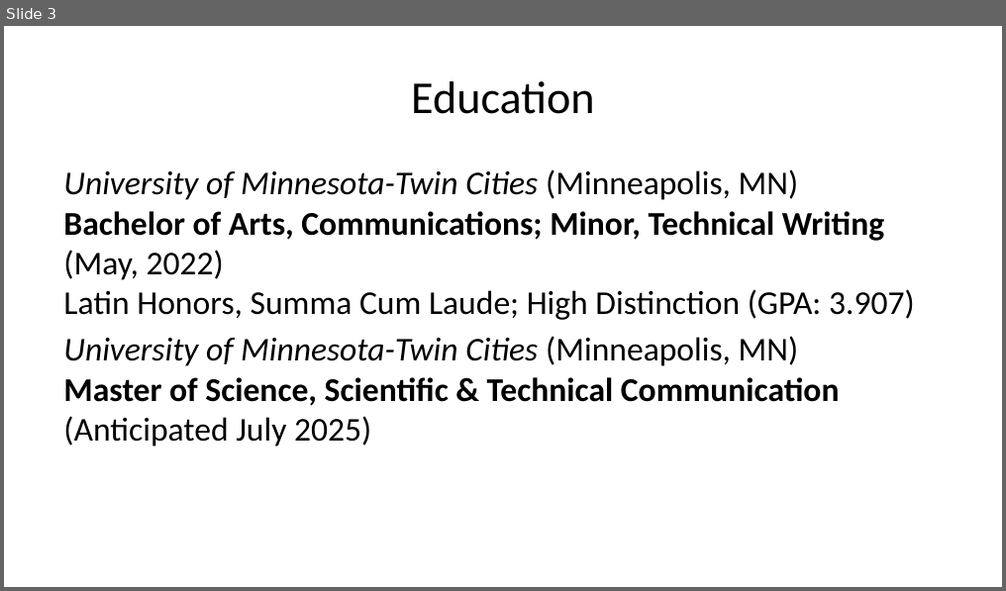
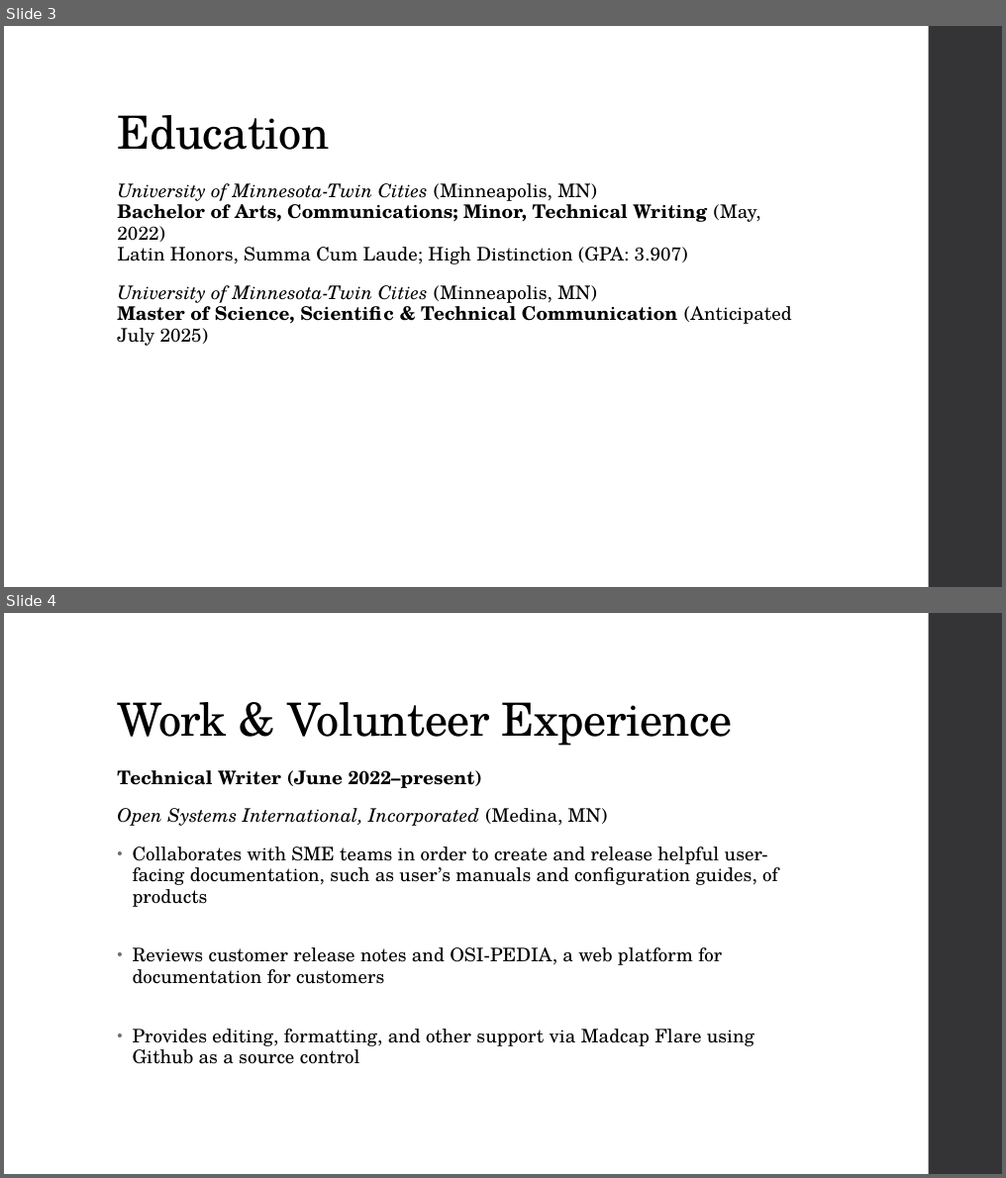
Before and after one commit to vtadlock77/tc2_Tadlock, a slide deck: docs/resume.pptx. Shown one above the other, each under a label of ours: slide 3 before the commit, slides 3 and 4 after it. The pictures are 1006x591 and 1006x1178 pixels, drawn with LibreOffice and Linux fonts; fonts in the diff are those of the drawing. Boxes give left, top, right and bottom in pixels: in the first picture for what was removed or moved away, otherwise in the second. Text is boxed around its words. In the diff, an @@ line names an element or a change of style, - is before the commit and + after.

Commit message:
add formatting and conditional publishing

```diff
--- a/docs/resume.pptx
+++ b/docs/resume.pptx
@@ slide 4 added at box(4, 613, 1002, 1174), background #FFFFFF; not listed: 1 template element that a slide beside it also shows @@
@@ title added at box(117, 702, 733, 746), 33 pt, text #000000 @@
+Work & Volunteer Experience
@@ text added at box(117, 770, 778, 1064), 13.5 pt, text #000000 @@
+Technical Writer (June 2022–present)
+Open Systems International, Incorporated (Medina, MN)
+• Collaborates with SME teams in order to create and release helpful user-facing documentation, such as user’s manuals and configuration guides, of products
+• Reviews customer release notes and OSI-PEDIA, a web platform for documentation for customers
+• Provides editing, formatting, and other support via Madcap Flare using Github as a source control
@@ slide 3 changed as well @@
@@ rectangle added at box(928, 26, 1002, 586), fill #353537 @@
@@ title "Education": place and size @@
-title "Education" at box(411, 81, 595, 114)
+title "Education" at box(117, 115, 329, 150)
@@ title "Education" at box(117, 115, 329, 150): font Calibri to TeX Gyre Schola, letter spacing 0 to -0.4 pt; alignment centre to left; line spacing 1 to 0.9; vertical alignment middle to bottom @@
@@ text "University of Minnesota-Twin Cities (Minneapolis, ...": place and size @@
-text "University of Minnesota-Twin Cities (Minneapolis, ..." at box(63, 170, 915, 447)
+text "University of Minnesota-Twin Cities (Minneapolis, ..." at box(117, 183, 792, 346)
@@ text "University of Minnesota-Twin Cities (Minneapolis, ..." at box(117, 183, 792, 346): size 24 to 13.5 pt, font Calibri to TeX Gyre Schola, letter spacing 0 to 0.1 pt; line spacing 1 to 0.95; more space between paragraphs @@
```
Also in this commit, not shown: 4 other slides changed, 2 other slides added, 16 other files.
